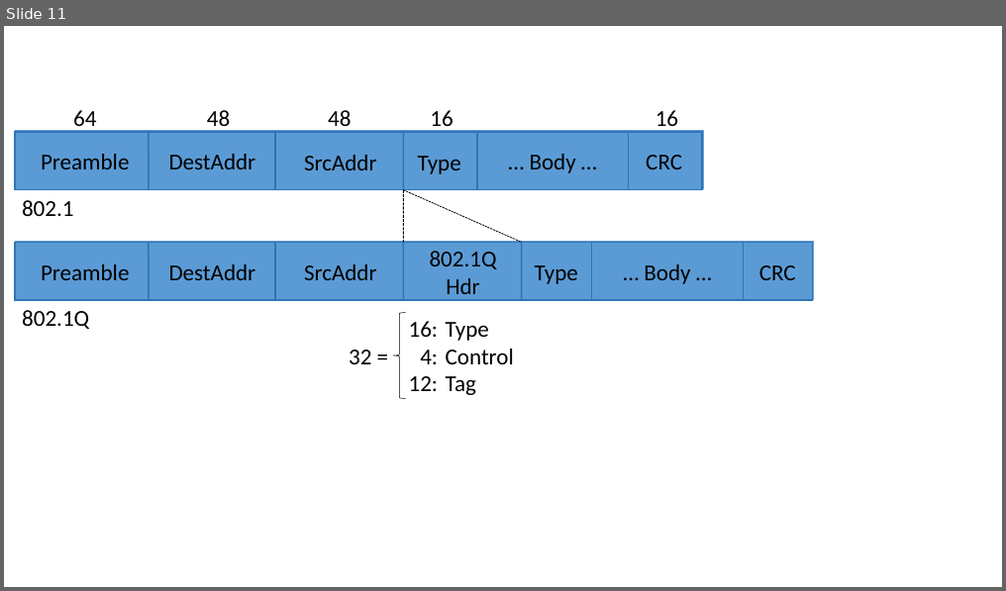
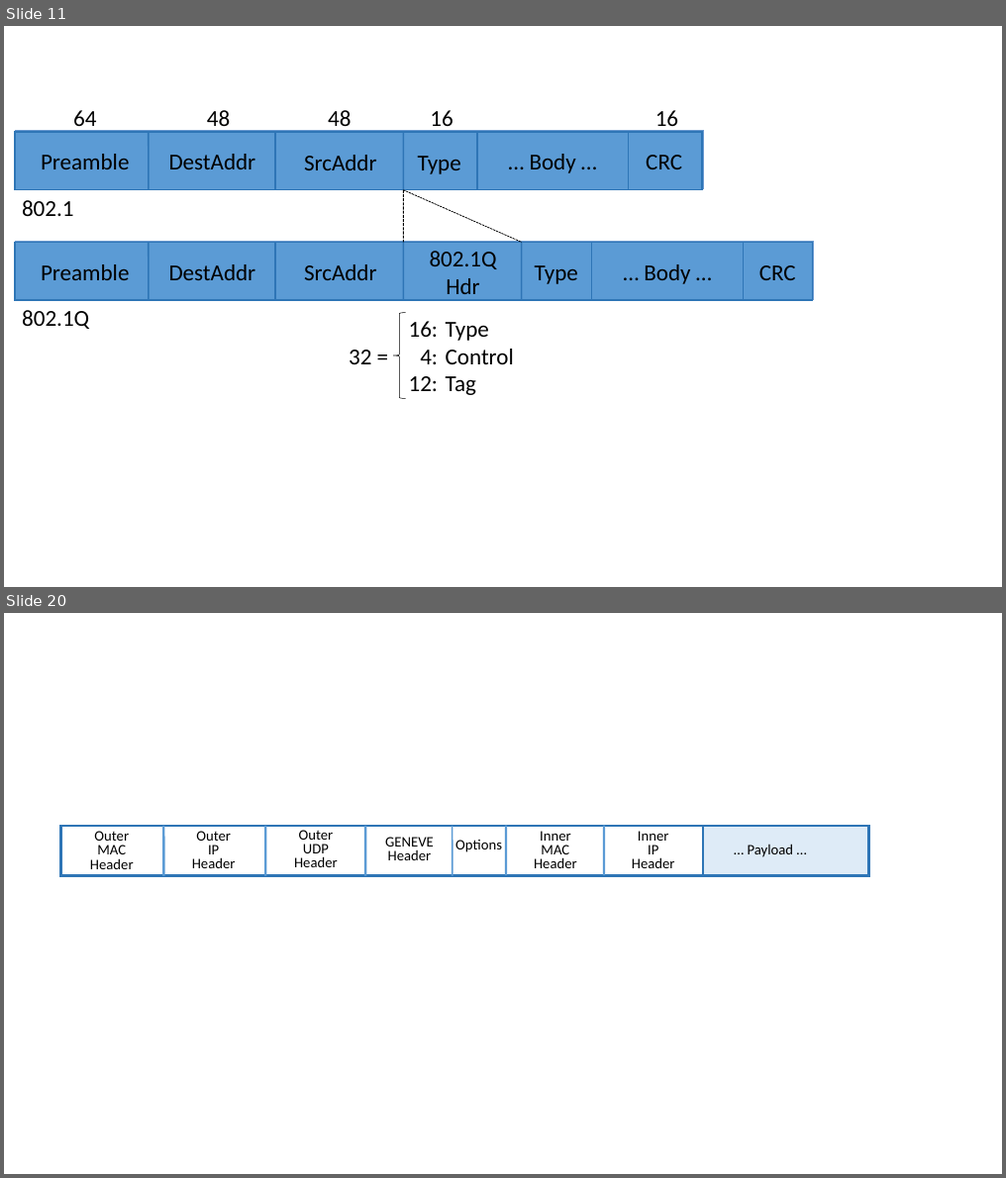
Before and after one commit to SystemsApproach/7E, a slide deck: virtual/figures/virtual.odp. Shown one above the other, each under a label of ours: slide 11 before the commit, slides 11 and 20 after it; the slides between them are not shown. The pictures are 1006x591 and 1006x1178 pixels, drawn with LibreOffice and Linux fonts; fonts in the diff are those of the drawing. Boxes give left, top, right and bottom in pixels: in the first picture for what was removed or moved away, otherwise in the second. Text is boxed around its words. In the diff, an @@ line names an element or a change of style, - is before the commit and + after.

```diff
--- a/virtual/figures/virtual.odp
+++ b/virtual/figures/virtual.odp
@@ slide 20 added at <box>4,613,1002,1174</box>, background #FFFFFF @@
@@ rectangle added at <box>60,827,732,875</box>, outline #2E75B6 2.24 pt @@
@@ text added at <box>90,831,134,869</box>, 14 pt, text #000000 @@
+Outer
+MAC
+Header
@@ line added from (163, 827) to (163, 875), #5B9BD5 2.24 pt @@
@@ text added at <box>192,831,236,868</box>, 14 pt, text #000000 @@
+Outer
+IP
+Header
@@ line added from (266, 827) to (266, 875), #5B9BD5 2.24 pt @@
@@ text added at <box>294,830,338,867</box>, 14 pt, text #000000 @@
+Outer
+UDP
+Header
@@ line added from (365, 827) to (365, 875), #5B9BD5 2.24 pt @@
@@ text added at <box>385,837,434,861</box>, 14 pt, text #000000 @@
+GENEVE
+Header
@@ line added from (452, 827) to (452, 875), #5B9BD5 1.5 pt @@
@@ text added at <box>455,840,502,853</box>, 14 pt, text #000000 @@
+Options
@@ line added from (506, 826) to (506, 875), #5B9BD5 2.24 pt @@
@@ text added at <box>534,831,577,868</box>, 14 pt, text #000000 @@
+Inner
+MAC
+Header
@@ line added from (604, 826) to (604, 875), #5B9BD5 2.24 pt @@
@@ text added at <box>632,831,675,868</box>, 14 pt, text #000000 @@
+Inner
+IP
+Header
@@ rectangle added at <box>703,827,868,875</box>, fill #DEEBF7, outline #2E75B6 2.24 pt @@
@@ text added at <box>747,844,794,858</box>, 14 pt, text #000000 @@
+… Payload …
```
Also in this commit, not shown: 1 slide changed, 12 other slides added, 28 other files.
